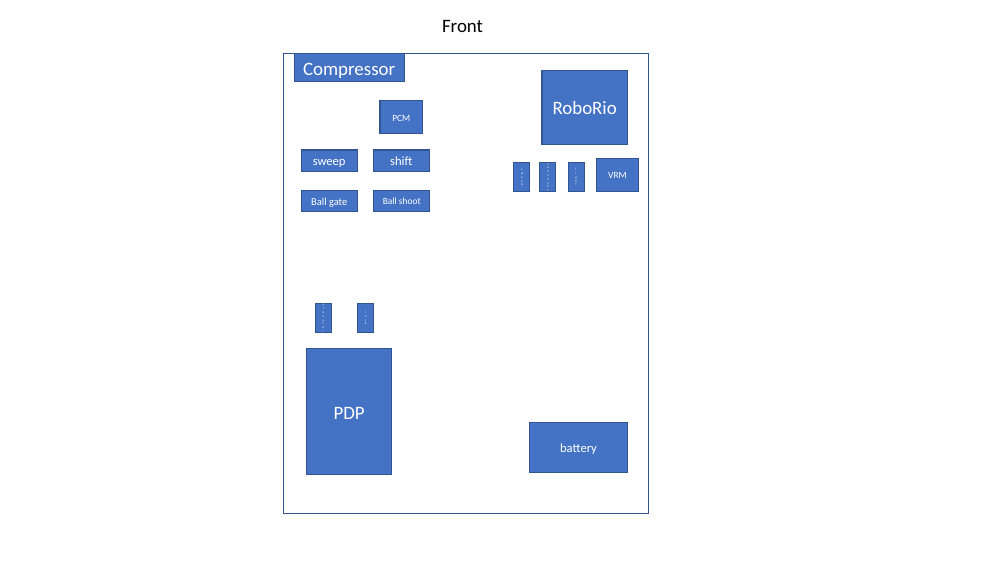
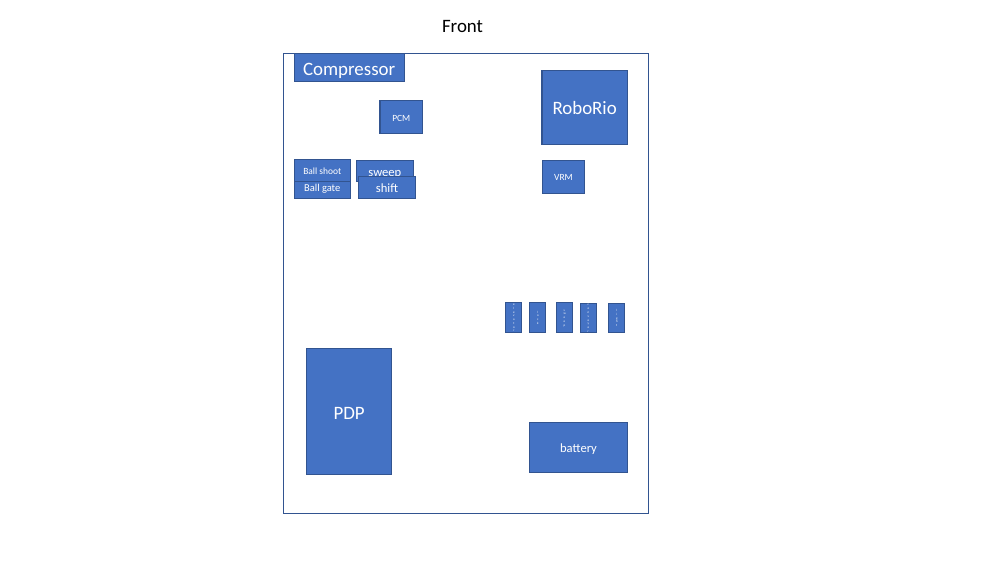
Before and after one commit to FRC7224/FRC2022J, a slide deck: slide 1 of Controls.pptx. Drawn at 1008x567 pixels with LibreOffice and Linux fonts; fonts in the diff are those of the drawing. Boxes give left, top, right and bottom in pixels: in the first picture for what was removed or moved away, otherwise in the second. Text is boxed around its words. In the diff, an @@ line names an element or a change of style, - is before the commit and + after.

```diff
--- a/Controls.pptx
+++ b/Controls.pptx
@@ rectangle "Ball gate": place and size @@
-rectangle "Ball gate" at (301,191,358,212)
+rectangle "Ball gate" at (294,177,351,198)
@@ rectangle "Ball shoot": place and size @@
-rectangle "Ball shoot" at (374,191,430,212)
+rectangle "Ball shoot" at (294,160,351,181)
@@ rectangle "sweep": place and size @@
-rectangle "sweep" at (301,150,358,171)
+rectangle "sweep" at (357,160,414,181)
@@ rectangle "shift": place and size @@
-rectangle "shift" at (373,150,430,171)
+rectangle "shift" at (359,177,416,198)
@@ rectangle "VRM": place and size @@
-rectangle "VRM" at (597,159,639,192)
+rectangle "VRM" at (542,160,585,194)
@@ rectangle "elevator": place and size @@
-rectangle "elevator" at (315,303,331,333)
+rectangle "elevator" at (506,302,522,332)
@@ rectangle "lock": place and size @@
-rectangle "lock" at (358,303,374,333)
+rectangle "lock" at (530,302,546,332)
@@ rectangle "sweep": place and size @@
-rectangle "sweep" at (513,163,529,192)
+rectangle "sweep" at (557,302,572,332)
@@ rectangle "conveyer": place and size @@
-rectangle "conveyer" at (540,163,556,192)
+rectangle "conveyer" at (580,303,596,333)
@@ rectangle "light": place and size @@
-rectangle "light" at (568,163,584,192)
+rectangle "light" at (609,303,625,333)
```
Also in this commit, not shown: 1 other slide changed, 4 other files.
